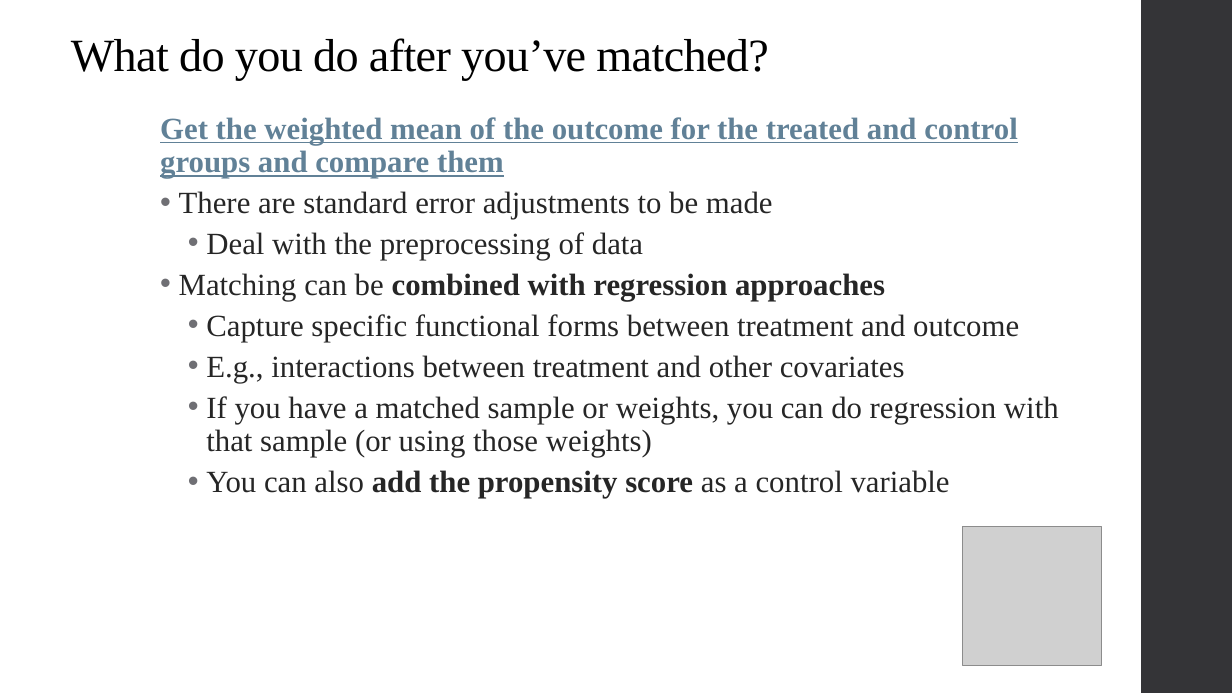
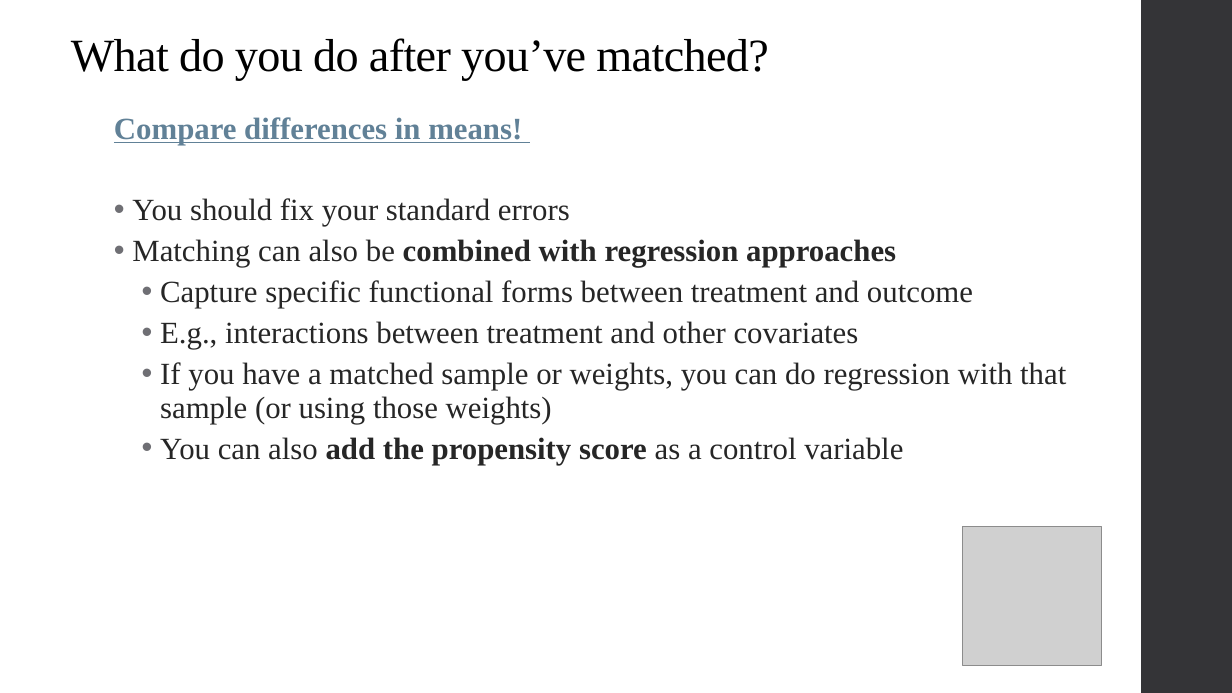
Before and after one commit to qiufei/fork-HAD5744, a slide deck: slide 48 of Lecture05_Matching/Lecture5_Matching_2022F.pptx (slide 39 before the commit). Drawn at 1232x693 pixels with LibreOffice and Linux fonts; fonts in the diff are those of the drawing; grey boxes stand for pictures. Boxes give left, top, right and bottom in pixels: in the first picture for what was removed or moved away, otherwise in the second. Text is boxed around its words. In the diff, an @@ line names an element or a change of style, - is before the commit and + after.

```diff
--- a/Lecture05_Matching/Lecture5_Matching_2022F.pptx
+++ b/Lecture05_Matching/Lecture5_Matching_2022F.pptx
@@ text "Compare differences in means!": place and size @@
-text "Compare differences in means!" at (160, 117, 1059, 498)
+text "Compare differences in means!" at (114, 117, 1066, 465)
@@ text at (114, 117, 896, 267): text changed @@
-  Get the weighted mean of the outcome for the treated and control groups and compare them
-  • There are standard error adjustments to be made
-    • Deal with the preprocessing of data
-  • Matching can be combined with regression approaches
+  Compare differences in means!
+  • You should fix your standard errors
+  • Matching can also be combined with regression approaches
```
Also in this commit, not shown: 6 other slides changed, 13 slides added, 2 slides removed, 35 other files.
